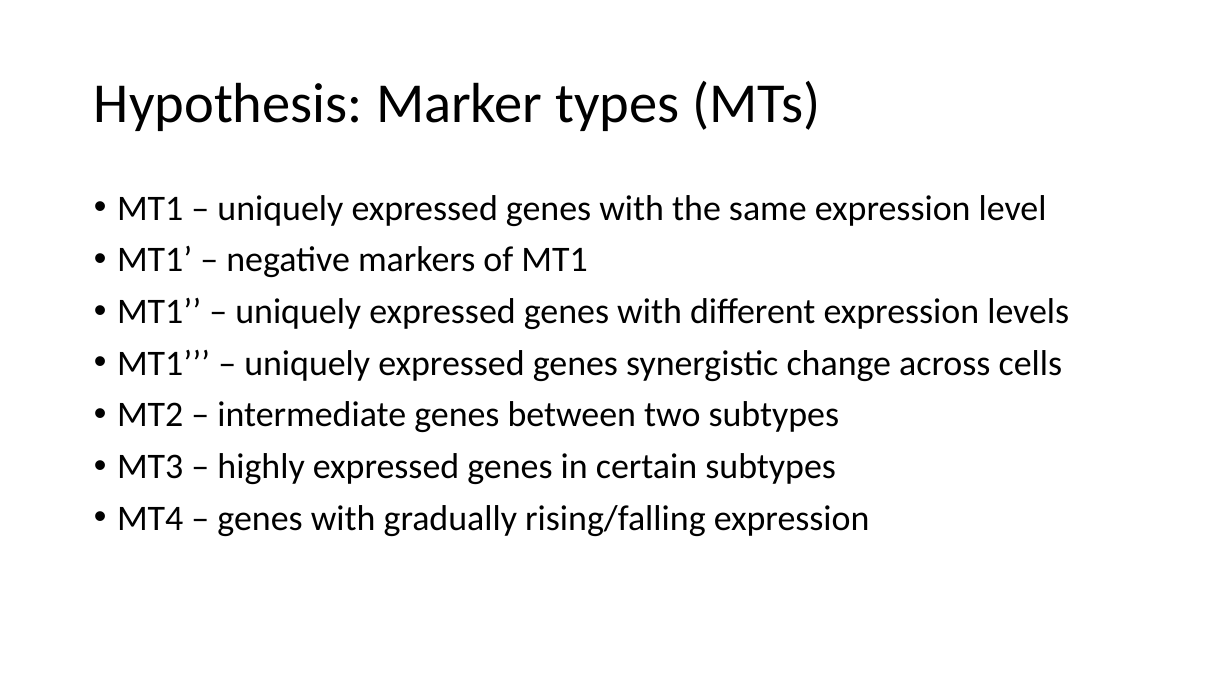
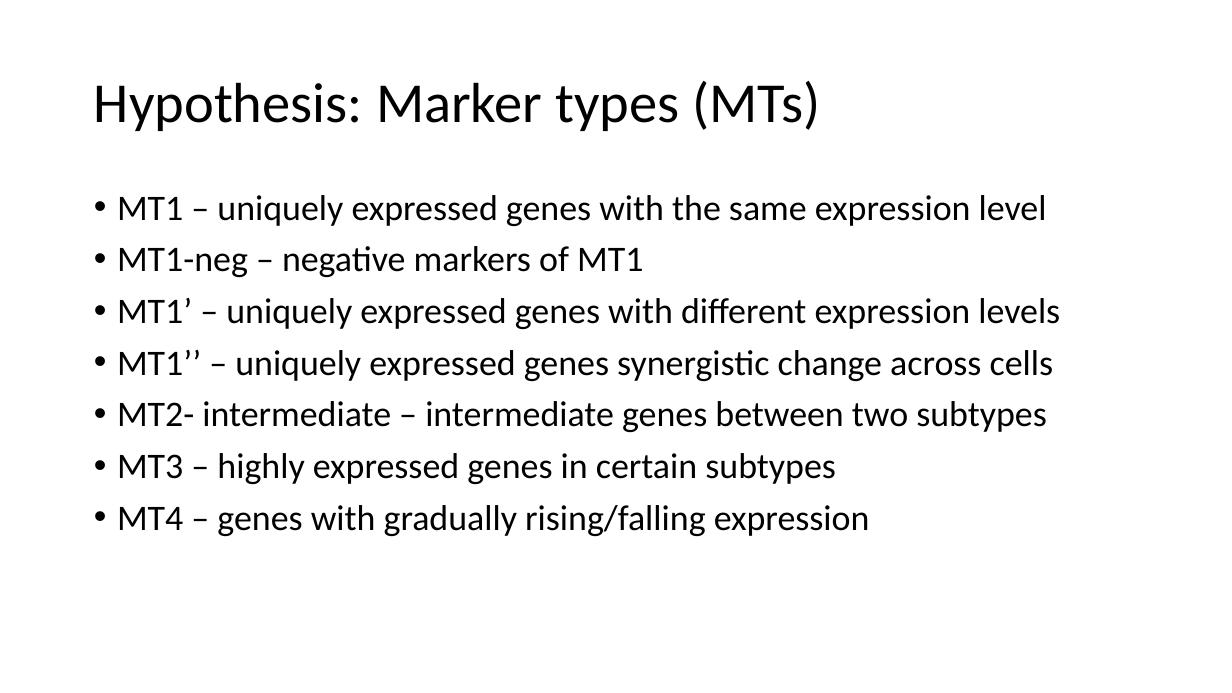
Before and after one commit to leezx/GBSI, a slide deck: slide 5 of MSIC.pptx. Drawn at 1232x693 pixels with LibreOffice and Linux fonts; fonts in the diff are those of the drawing. Boxes give left, top, right and bottom in pixels: in the first picture for what was removed or moved away, otherwise in the second. Text is boxed around its words. In the diff, an @@ line names an element or a change of style, - is before the commit and + after.

```diff
--- a/MSIC.pptx
+++ b/MSIC.pptx
@@ text at (x1=117, y1=246, x2=1060, y2=432): text changed @@
-• MT1’ – negative markers of MT1
-• MT1’’ – uniquely expressed genes with different expression levels
-• MT1’’’ – uniquely expressed genes synergistic change across cells
-• MT2 – intermediate genes between two subtypes
+• MT1-neg – negative markers of MT1
+• MT1’ – uniquely expressed genes with different expression levels
+• MT1’’ – uniquely expressed genes synergistic change across cells
+• MT2- intermediate – intermediate genes between two subtypes
```
Also in this commit, not shown: 9 other slides changed, 1 slide added, 5 other files.
